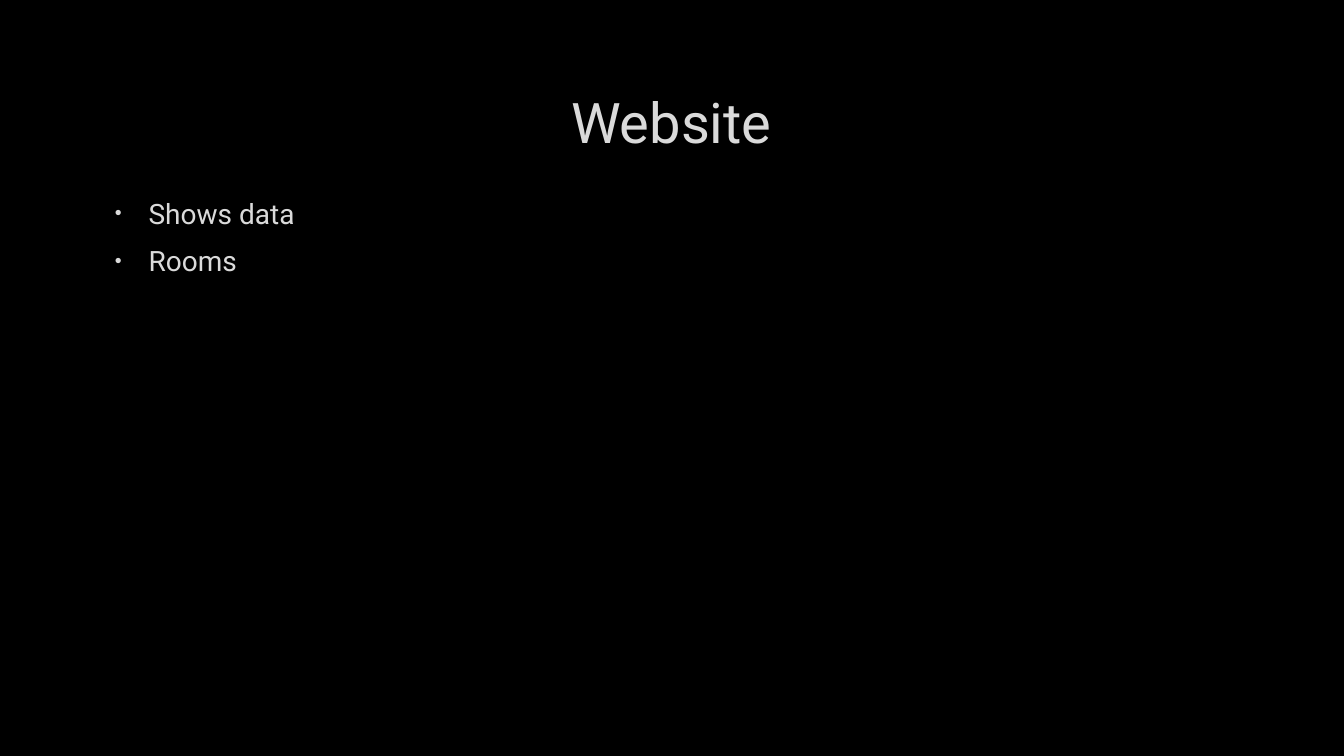
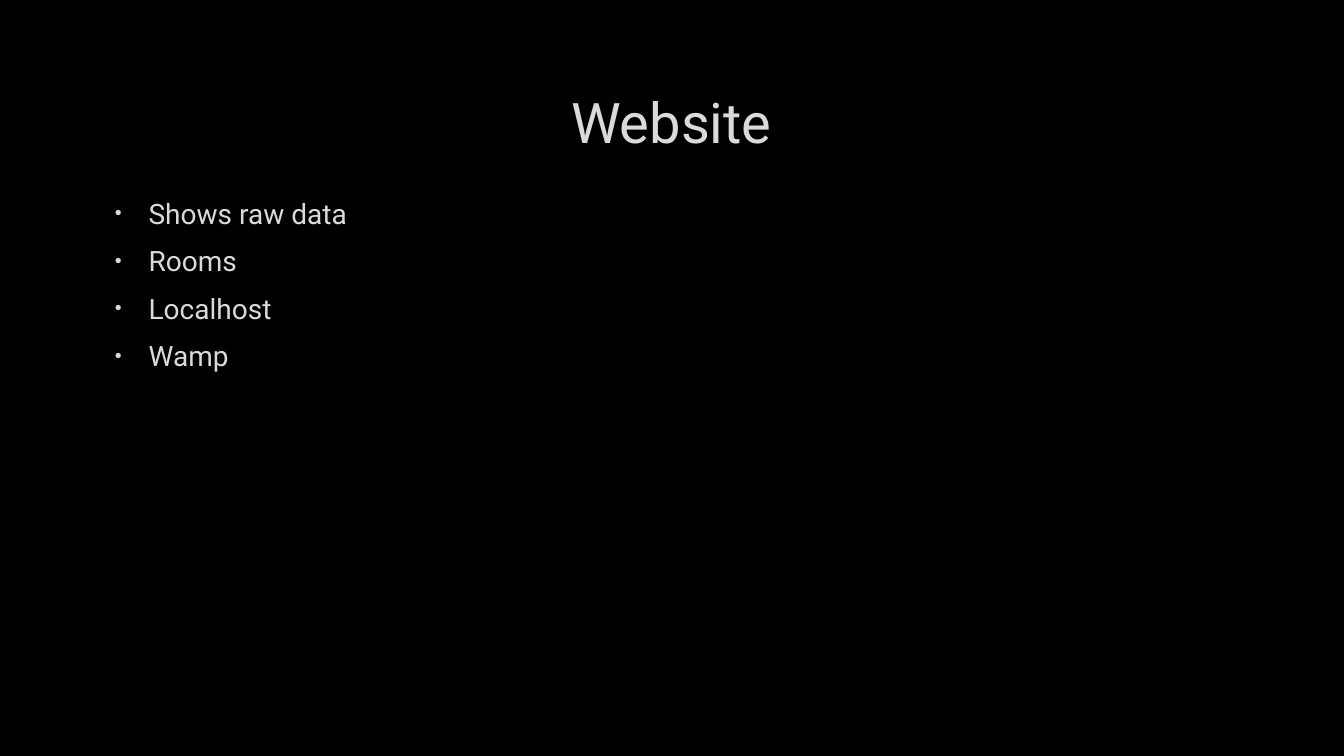
Before and after one commit to wouter-vv/BachelorProject, a slide deck: slide 6 of presentatie.pptx (slide 5 before the commit). Drawn at 1344x756 pixels with LibreOffice and Linux fonts; fonts in the diff are those of the drawing; background and template pictures are left out. Boxes give left, top, right and bottom in pixels: in the first picture for what was removed or moved away, otherwise in the second. Text is boxed around its words. In the diff, an @@ line names an element or a change of style, - is before the commit and + after.

Commit message:
ze

```diff
--- a/presentatie.pptx
+++ b/presentatie.pptx
@@ text at box(149, 203, 346, 225): text changed @@
-• Shows data
+• Shows raw data
@@ text at box(149, 298, 272, 372): paragraphs added @@
+• Localhost
+• Wamp
```
Also in this commit, not shown: 5 other slides changed, 3 slides added.
